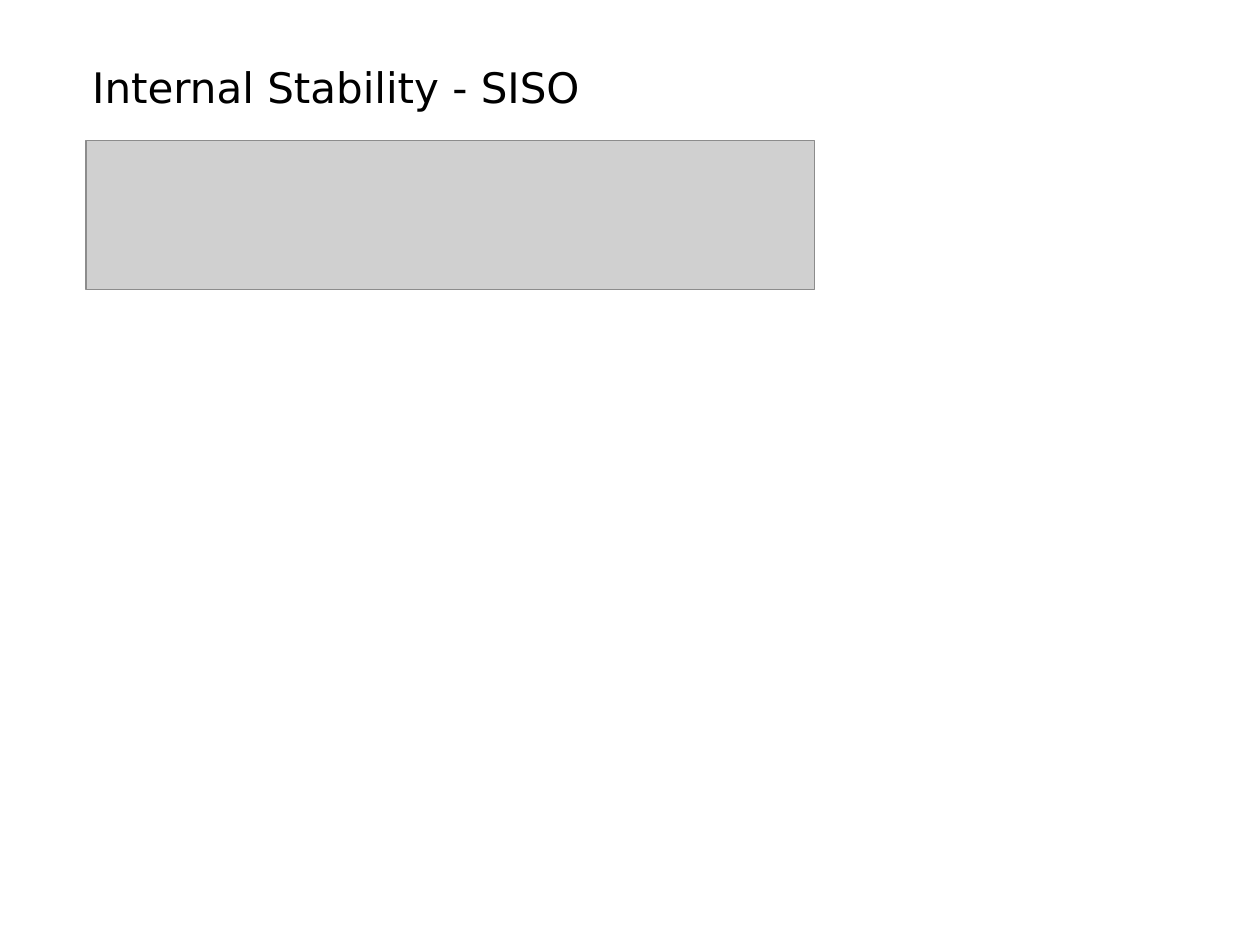
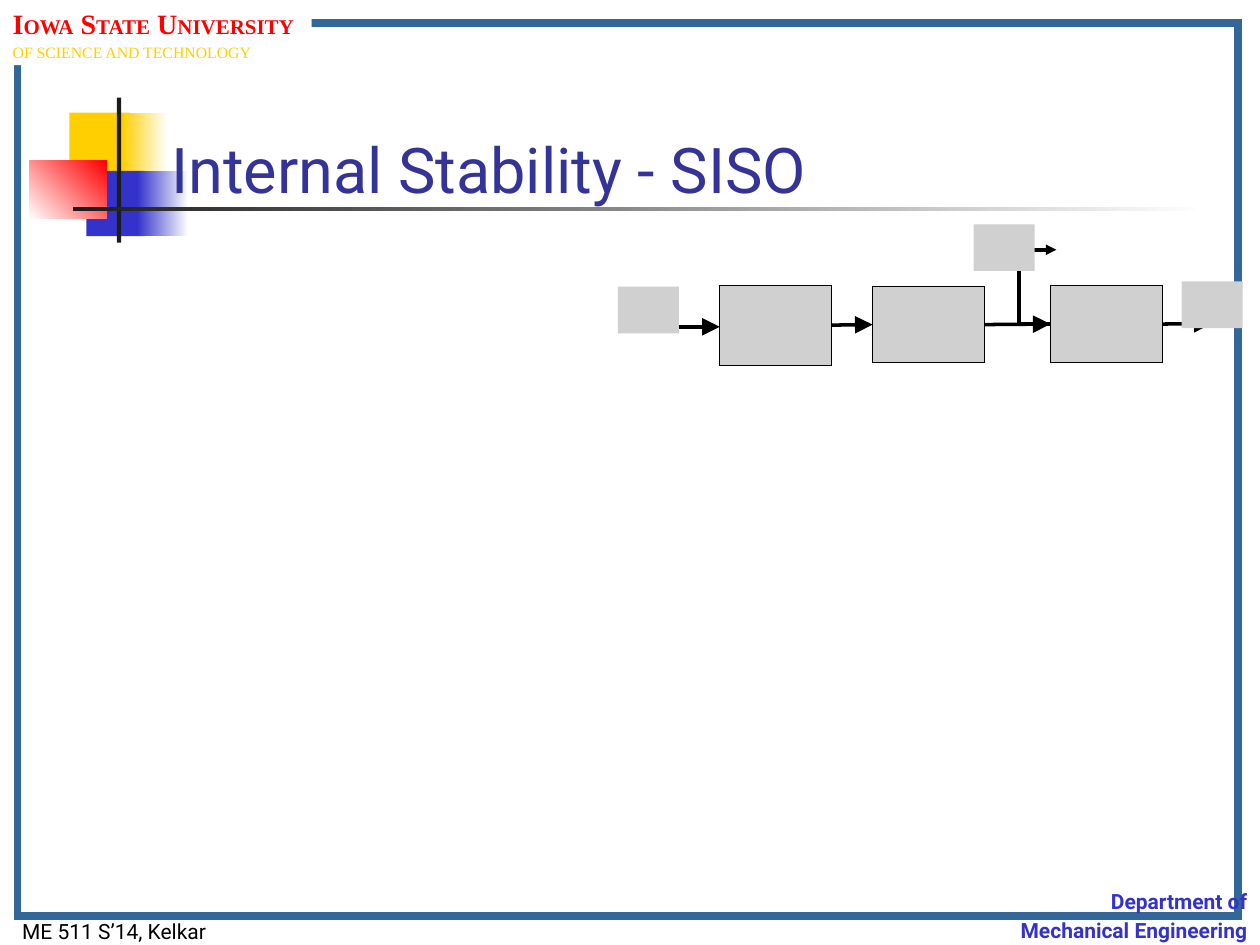
Before and after one commit to jasonnicholson/ME_511_Spring_2014_Lectures, a slide deck: slide 5 of me511_S14__Lect.Notes_Set09.pptm. Drawn at 1260x945 pixels with LibreOffice and Linux fonts; fonts in the diff are those of the drawing; grey boxes stand for pictures; background and template pictures are left out. Boxes give left, top, right and bottom in pixels: in the first picture for what was removed or moved away, otherwise in the second. Text is boxed around its words. In the diff, an @@ line names an element or a change of style, - is before the commit and + after.

```diff
--- a/me511_S14__Lect.Notes_Set09.pptm
+++ b/me511_S14__Lect.Notes_Set09.pptm
@@ rectangle added at (x1=18, y1=23, x2=1239, y2=915), outline #336699 4.5 pt @@
@@ text added at (x1=13, y1=47, x2=251, y2=58), 9 pt, text #FFCF01 @@
+IOWA STATE UNIVERSITY
+OF SCIENCE AND TECHNOLOGY
@@ title "Internal Stability - SISO" moved from (x1=92, y1=71, x2=580, y2=112) to (x1=171, y1=145, x2=806, y2=208) @@
@@ title "Internal Stability - SISO" at (x1=171, y1=145, x2=806, y2=208): size 24 to 36 pt, font DejaVu Sans to Roboto, text colour #000000 to #333399; line spacing 0.95 to 1; vertical alignment top to bottom @@
@@ rectangle added at (x1=69, y1=112, x2=130, y2=178), fill #FFCF01 @@
@@ rectangle added at (x1=117, y1=98, x2=121, y2=243), fill #1C1C1C @@
@@ rectangle added at (x1=122, y1=112, x2=168, y2=178), fill gradient #FFCF01 to #FFFFFF @@
@@ picture removed at (x1=86, y1=141, x2=814, y2=290) @@
@@ rectangle added at (x1=29, y1=161, x2=106, y2=219), fill gradient #FFFFFF to #FF0000 @@
@@ rectangle added at (x1=87, y1=171, x2=145, y2=237), fill #3333CC @@
@@ rectangle added at (x1=137, y1=171, x2=188, y2=237), fill gradient #3333CC to #FFFFFF @@
@@ rectangle added at (x1=73, y1=207, x2=1207, y2=210), fill gradient #1C1C1C to #FFFFFF @@
@@ group added at (x1=617, y1=224, x2=1242, y2=364): 6 pictures, 4 arrows, 1 elbow arrow @@
@@ text added at (x1=1021, y1=889, x2=1247, y2=943), 12 pt, text #3333CC, bold @@
+Department of
+Mechanical Engineering
@@ text added at (x1=22, y1=923, x2=206, y2=942), 12 pt, text #000000 @@
+ME 511 S’14, Kelkar
```
Also in this commit, not shown: 20 other slides changed, 3 slides added, 4 slides removed, 1 other file.
